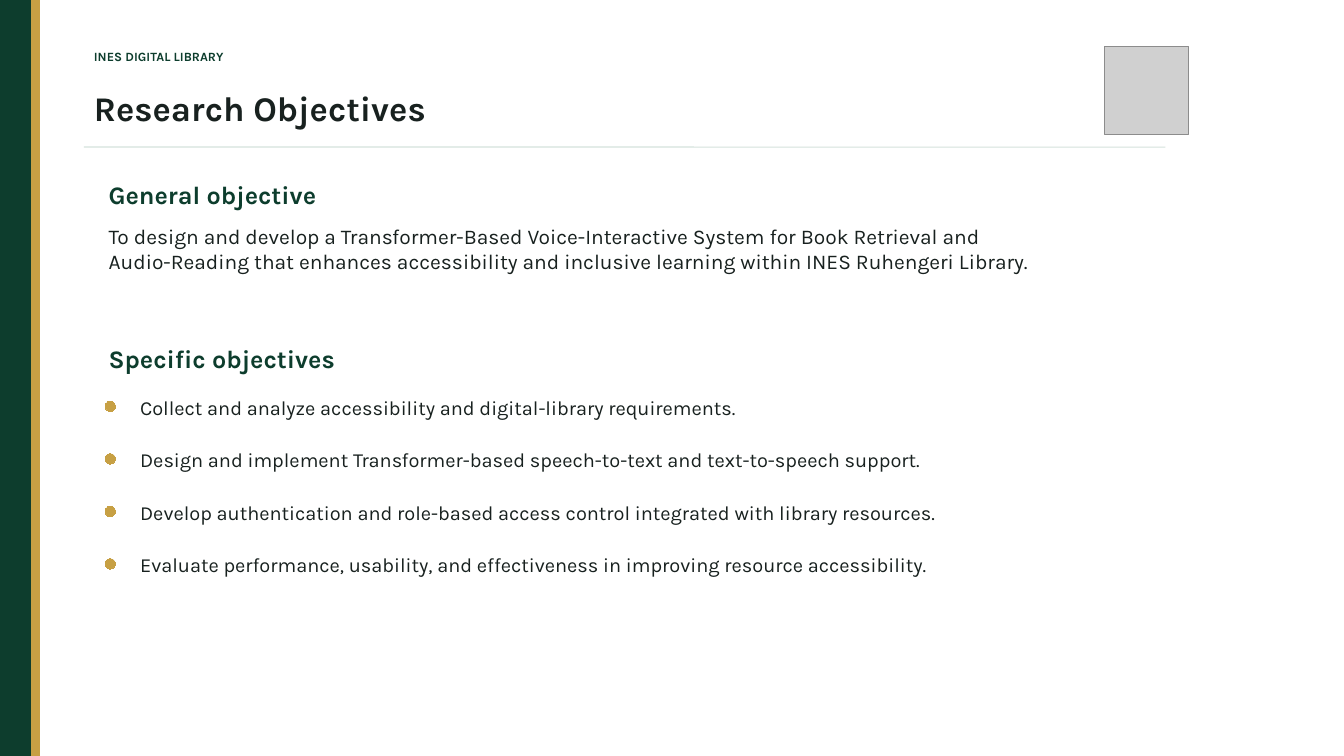
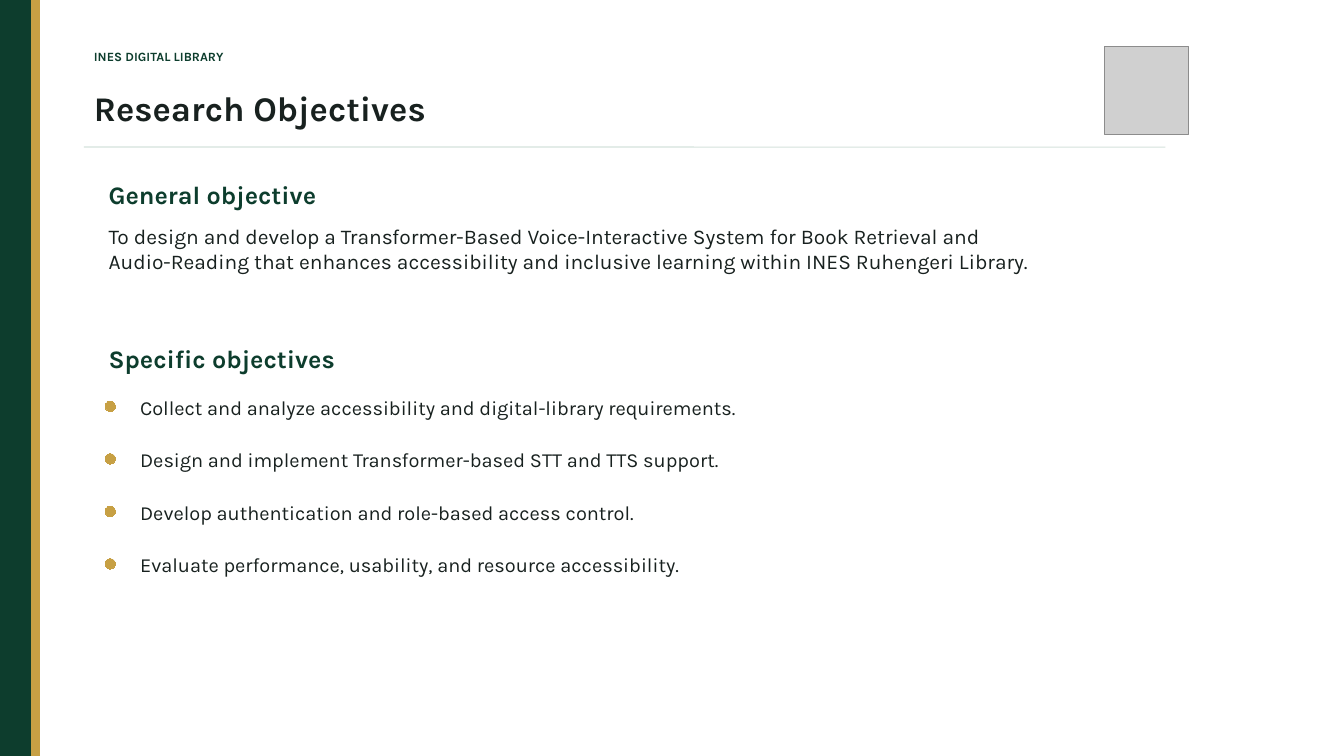
Before and after one commit to L1o2u3a4n3g2e1/ines-intelligent-library, a slide deck: slide 4 of docs/INES Digital library.pptx (slide 6 before the commit). Drawn at 1344x756 pixels with LibreOffice and Linux fonts; fonts in the diff are those of the drawing; grey boxes stand for pictures. Boxes give left, top, right and bottom in pixels: in the first picture for what was removed or moved away, otherwise in the second. Text is boxed around its words. In the diff, an @@ line names an element or a change of style, - is before the commit and + after.

```diff
--- a/docs/INES Digital library.pptx
+++ b/docs/INES Digital library.pptx
@@ text at [140,453,718,472]: text changed @@
-Design and implement Transformer-based speech-to-text and text-to-speech support.
+Design and implement Transformer-based STT and TTS support.
@@ text at [140,506,634,525]: text changed @@
-Develop authentication and role-based access control integrated with library resources.
+Develop authentication and role-based access control.
@@ text at [140,558,678,577]: text changed @@
-Evaluate performance, usability, and effectiveness in improving resource accessibility.
+Evaluate performance, usability, and resource accessibility.
```
Also in this commit, not shown: 2 other slides changed, 2 slides added, 2 slides removed.
